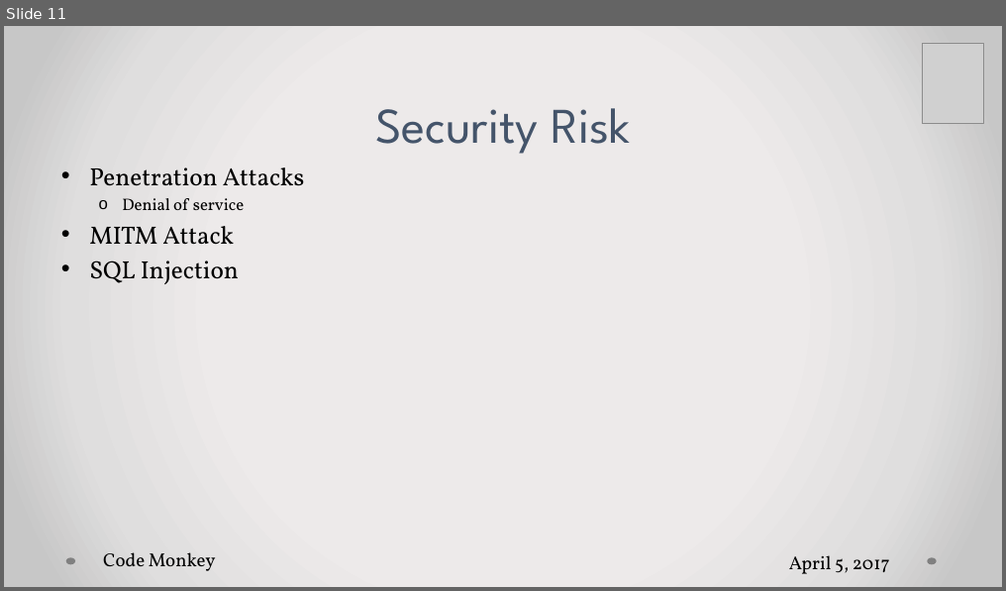
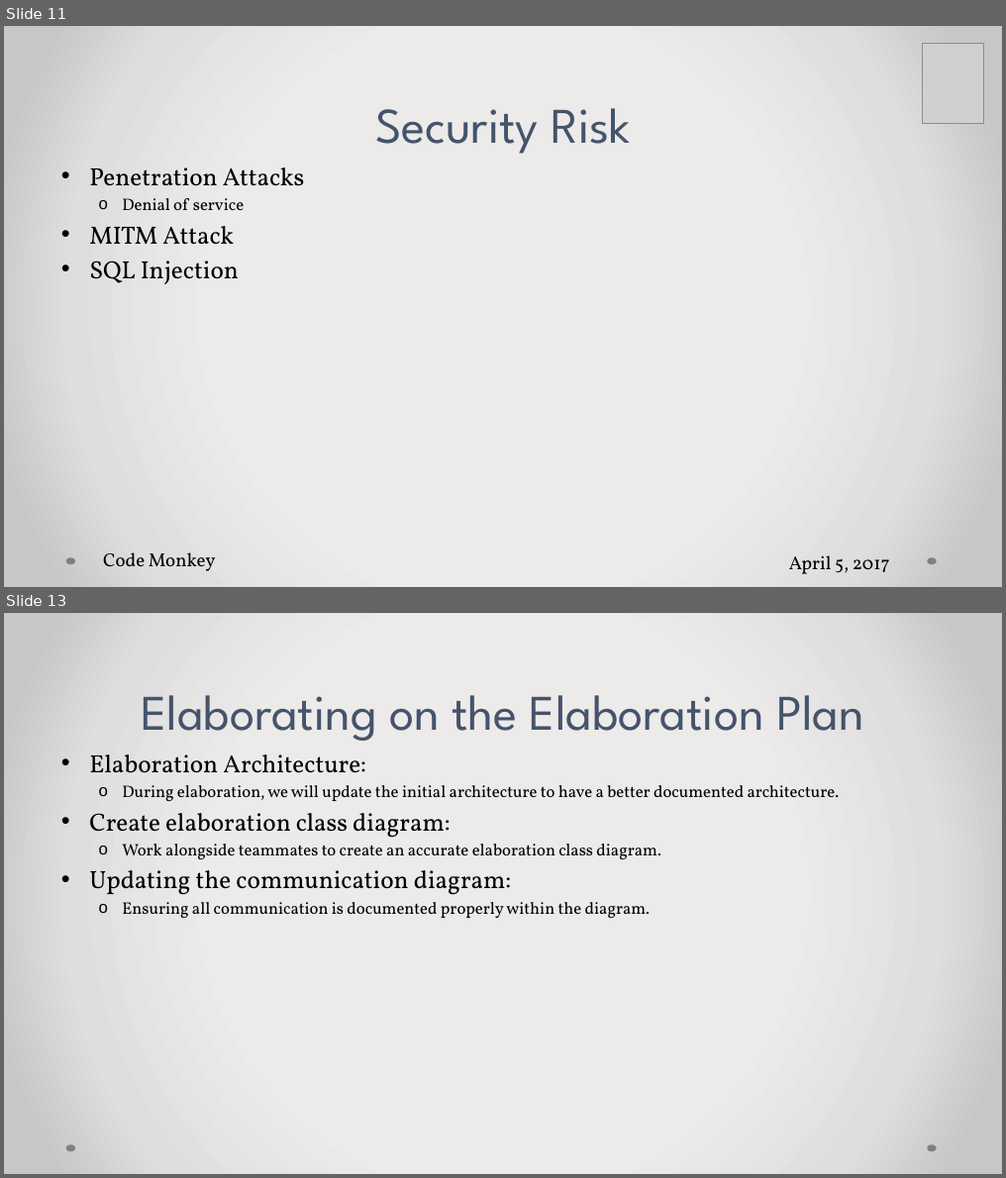
Before and after one commit to falsabhan/D.Eco, a slide deck: Sprint1Presentation.pptx. Shown one above the other, each under a label of ours: slide 11 before the commit, slides 11 and 13 after it; the slides between them are not shown. The pictures are 1006x591 and 1006x1178 pixels, drawn with LibreOffice and Linux fonts; fonts in the diff are those of the drawing; grey boxes stand for pictures. Boxes give left, top, right and bottom in pixels: in the first picture for what was removed or moved away, otherwise in the second. Text is boxed around its words. In the diff, an @@ line names an element or a change of style, - is before the commit and + after.

Commit message:
Added Elaboration Plan slides to Sprint1Presentation

```diff
--- a/Sprint1Presentation.pptx
+++ b/Sprint1Presentation.pptx
@@ slide 13 added at (4, 613, 1002, 1174), background gradient #EDEBEB to #E0DEDE to #C9C7C7; not listed: 2 template elements that a slide beside it also shows @@
@@ title added at (141, 695, 864, 741), 48 pt, text #44546A @@
+Elaborating on the Elaboration Plan
@@ text added at (89, 755, 840, 918), 16 pt, text #000000 @@
+• Elaboration Architecture:
+  o During elaboration, we will update the initial architecture to have a better documented architecture.
+• Create elaboration class diagram:
+  o Work alongside teammates to create an accurate elaboration class diagram.
+• Updating the communication diagram:
+  o Ensuring all communication is documented properly within the diagram.
```
Also in this commit, not shown: 1 slide changed.
